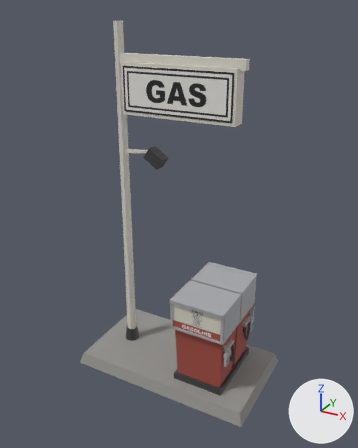
Two versions of the glTF model assets/models/gas-pump.glb, one commit apart.
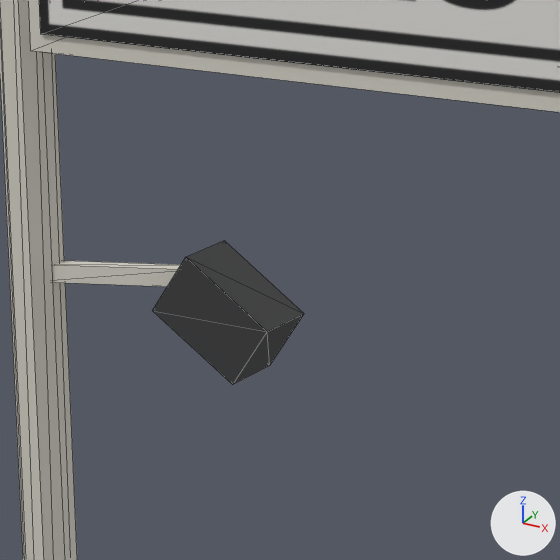
There are two pictures of each version: one whole from a camera (50 mm lens) standing at (2.53, -5.059, 4.703) and looking at (-0.234, -0.033, 2.191), one close up on the part from 33% to 59% of the width and 24% to 44% of the height. Lighting does not change. The marker at lower right points along +X, +Y and +Z. The older version's two pictures come first. The close-ups show mesh edges as thin lines. Vertices at exactly the same position are counted once.

In view in the first close-up: 'GasPump'.
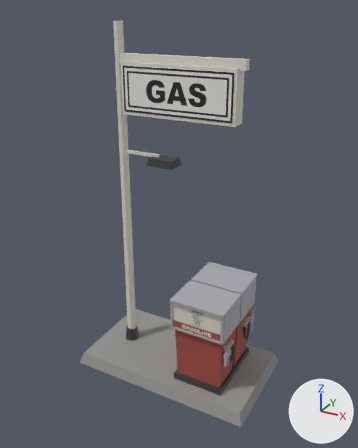
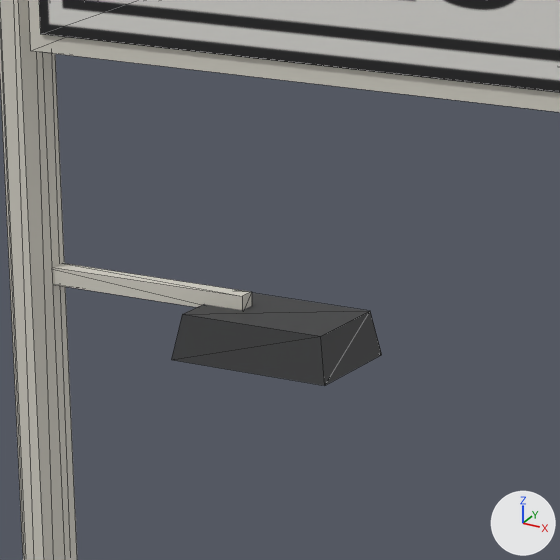
Where the change shows, as pixel boxes (x1, y1, x2, y2) in the close-ups (560 x 560 px; the box of a moved part takes in the faces that stretch with it):
part 1 of me_gaspump, added
    after: (172, 293, 382, 386)
part 2 of me_gaspump, deleted
    before: (152, 241, 304, 384)
part 3 of me_gaspump, moved or reshaped
    before: (53, 261, 181, 287)
    after: (53, 263, 252, 310)

The edits, one by one:
me_gaspump has 360 vertices, 580 faces and spans x -1.5..1.0, y -0.7..0.7, z 0.0..4.55.
me_gaspump is used by ob_gaspump; location (0.0, 0.0, 0.0).
me_gaspump part 1: the loose piece of 8 vertices spanning x -0.97..0.49, y -0.1..0.1, z 3.51..4.11 is copied, and the copy is scaled about its middle by (0.234, 1.11, 0.158), then moved by (-0.22, 0.0, -0.85); it spans x -0.64..-0.28, y -0.12..0.12, z 2.91..3.01.
me_gaspump part 2: the loose piece of 8 vertices spanning x -0.71..-0.44, y -0.08..0.08, z 2.87..3.12 is deleted.
Part 3, on me_gaspump:
12 faces are deleted.
4 vertices move from x -0.65, y -0.02..0.02, z 3.04..3.08 to x -0.53, y -0.02..0.02, z 3.0..3.04.
12 new faces join them, mat_pumpbody (light grey #dad6cb).
